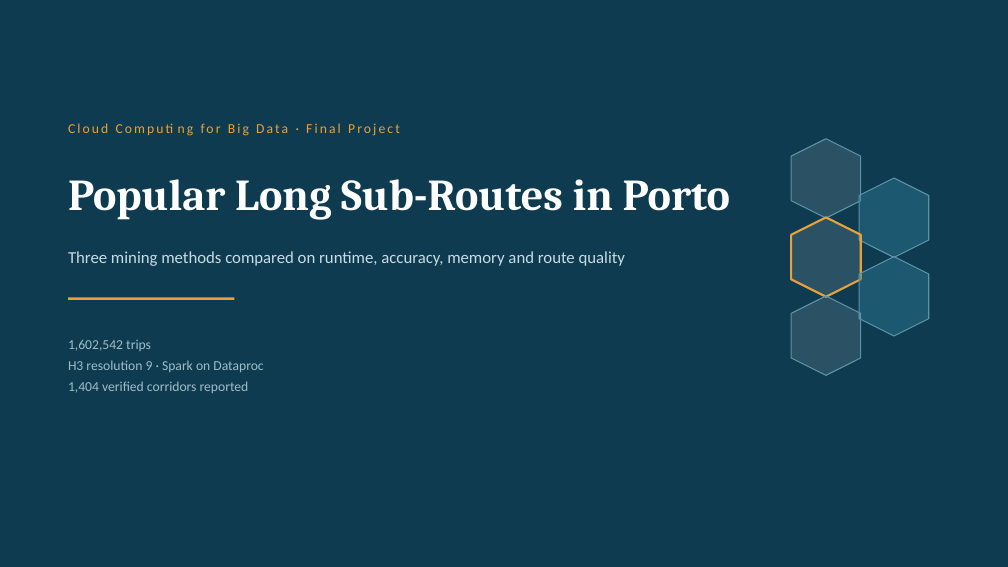
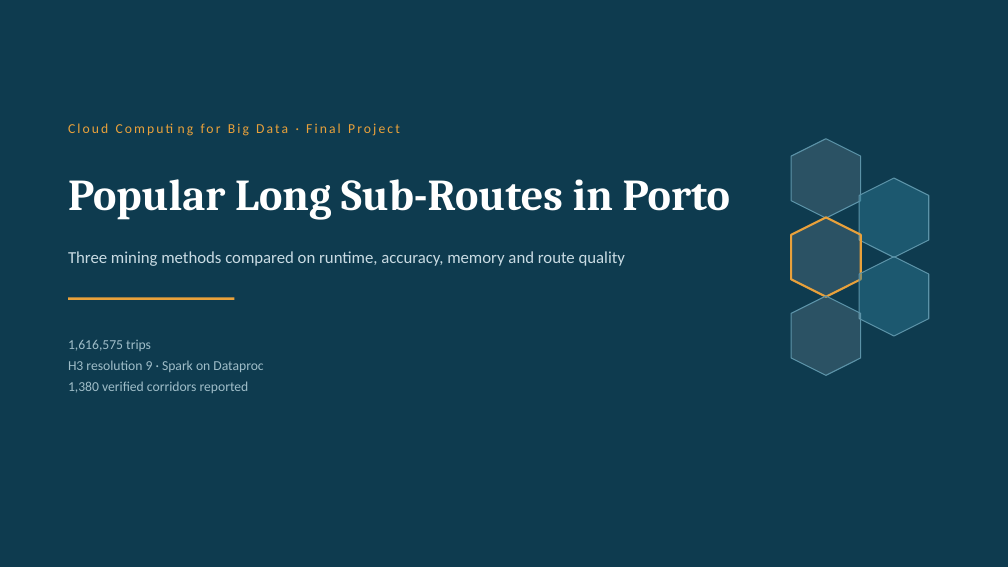
Before and after one commit to Omri5790/porto-taxi-project, a slide deck: slide 1 of output/stage3_methods_comparison.pptx. Drawn at 1008x567 pixels with LibreOffice and Linux fonts; fonts in the diff are those of the drawing. Boxes give left, top, right and bottom in pixels: in the first picture for what was removed or moved away, otherwise in the second. Text is boxed around its words. In the diff, an @@ line names an element or a change of style, - is before the commit and + after.

```diff
--- a/output/stage3_methods_comparison.pptx
+++ b/output/stage3_methods_comparison.pptx
@@ text at bbox=[68, 340, 151, 351]: text changed @@
-1,602,542 trips
+1,616,575 trips
@@ text at bbox=[68, 381, 249, 393]: text changed @@
-1,404 verified corridors reported
+1,380 verified corridors reported
```
Also in this commit, not shown: 11 other slides changed, 20 other files.
